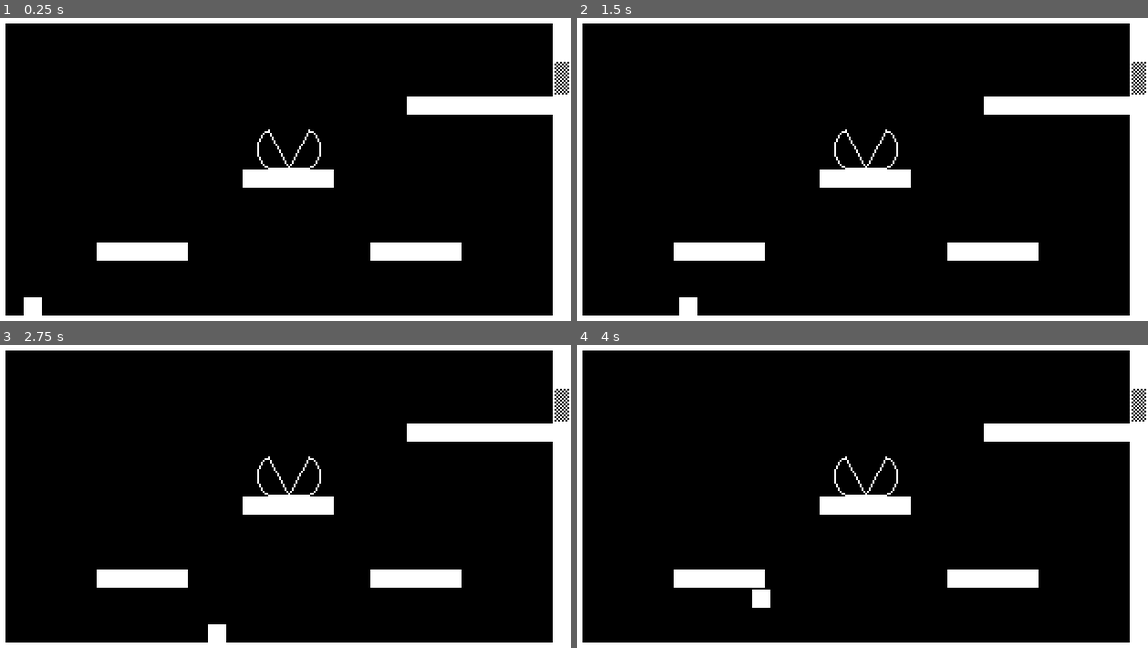
Above: before the commit, frames 1-4 (two rows, left to right).
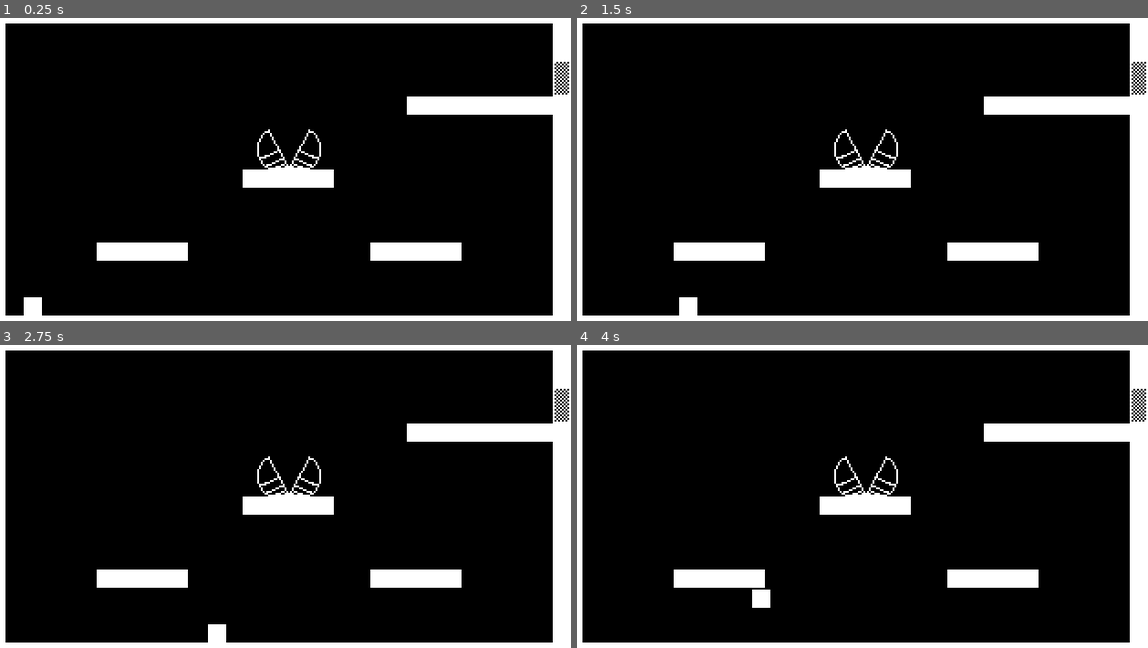
Above: after the commit, the same moments.

Repository: kvelury/freddysfall
Game: Godot game, scene res://src/world/world.tscn
The game is run twice, just before and just after one commit, with the same random seed, the same clock (stepped at 60 frames per second) and the same inputs.
Inputs (mouse positions are in pixels of both pictures, inside the frame that each line leads up to):
- Up to frame 1 (0.25 s): no input
- Up to frame 2 (1.5 s): tap Enter at 0.5 s; move the mouse to (982, 154) at 0.52 s; press the mouse at (982, 154) at 0.53 s; hold D (move_right) 0.53-1.28 s; tap Space (jump) at 0.77 s; move the mouse to (736, 184) at 1.27 s; release the mouse at (736, 184) at 1.28 s; hold S from 1.28 s (still down); tap Backspace at 1.35 s
- Up to frame 3 (2.75 s): tap Space (jump) at 1.52 s; move the mouse to (336, 423) at 2.02 s; release S at 2.03 s; hold D (move_right) from 2.03 s (still down); tap Enter at 2.1 s
- Up to frame 4 (4 s): move the mouse to (828, 563) at 2.77 s; release D (move_right) at 2.78 s; hold W 2.78-3.53 s; tap Keypad Enter at 2.85 s; click (828, 563) at 2.92 s; tap Space (jump) at 3.02, 3.77 s; move the mouse to (1033, 544) at 3.52 s; hold A (move_left) from 3.53 s (still down); tap 3 at 3.6 s

The runs differ from the first frame. In frame 1, 0.1% of the frame differs, in the area x 45-56%, y 43-50%; in frame 2, 0.1%; in frame 3, 0.1%; in frame 4, 0.1%.

Commit message:
Spin the save machine 1.5x longer, and shade it with lines
The spin goes from 0.4 to 0.6 s, so a save takes 1.2 s. The sphere gets lines
of latitude that crowd towards the bottom, swung with each half as it opens:
shading made of lines, not dots, so it never looks like a door's dithered halo.

Co-Authored-By: Claude Opus 5.5 <noreply@anthropic.com>

Diff:
--- a/src/world/entities/save_machine.gd
+++ b/src/world/entities/save_machine.gd
@@ -20,7 +20,7 @@
 ## The parts of a save, which add up to SAVE_TIME.
 const HOP_TIME := 0.2
 const CLOSE_TIME := 0.1
-const SPIN_TIME := 0.4
+const SPIN_TIME := 0.6
 const OPEN_TIME := 0.1
 const POP_TIME := 0.2
 const SAVE_TIME := HOP_TIME + CLOSE_TIME + SPIN_TIME + OPEN_TIME + POP_TIME
@@ -38,6 +38,12 @@
 const OPEN_ANGLE := 0.5
 ## The pixel row of the hinge, the lowest pixel of the sphere: the one on the floor.
 const HINGE_ROW := 4
+## Lines of latitude, as rows from the sphere's middle (down is positive). They
+## crowd together towards the bottom, which shades the ball with lines rather
+## than dots, so it never looks like a door's dithered halo. Seen from a little
+## above, each bows down by up to TILT pixels at the front.
+const LATITUDES: Array[int] = [-1, 4, 7, 9]
+const TILT := 1.5
 
 var def: EntityDef
 ## Whether it has worked since the room was entered.
@@ -160,7 +166,7 @@
 	var disc := _disc()
 	var out := {}
 	for pixel in disc:
-		if _edge(disc, pixel):
+		if _edge(disc, pixel) or _shade(Vector2(pixel)):
 			out[pixel] = true
 	# Four lines of longitude: the ones facing the front are drawn.
 	for y in range(-2 * RADIUS, 1):
@@ -184,10 +190,10 @@
 	var right := _half(1, angle)
 	var list: Array[Vector2i] = []
 	for pixel in left:
-		if _edge(left, pixel):
+		if _edge(left, pixel) or _shade(Vector2(pixel).rotated(angle)):
 			list.append(pixel)
 	for pixel in right:
-		if _edge(right, pixel, left):
+		if _edge(right, pixel, left) or _shade(Vector2(pixel).rotated(-angle)):
 			list.append(pixel)
 	return list
 
@@ -203,6 +209,19 @@
 	return half
 
 
+## Whether a pixel is one of the lines inside the sphere. `back` is where it
+## sits on the shut sphere: a half's pixels are swung back first, so its lines
+## move with it.
+static func _shade(back: Vector2) -> bool:
+	var from_middle := back - Vector2(0, -RADIUS)
+	for row in LATITUDES:
+		var wide := sqrt(float(RADIUS * RADIUS - row * row))
+		var across := clampf(from_middle.x / wide, -1.0, 1.0)
+		if absf(from_middle.y - (float(row) + TILT * sqrt(1.0 - across * across))) < 0.5:
+			return true
+	return false
+
+
 ## Whether `pixel` is on the edge of `set`: a side of it is not in the set (nor,
 ## when `other` is given, in that one).
 static func _edge(set: Dictionary, pixel: Vector2i, other := {}) -> bool:
--- a/tests/save_room_test.gd
+++ b/tests/save_room_test.gd
@@ -3,7 +3,7 @@
 ## Save rooms. s1 holds its door shut until the player has used its save
 ## machine, a split sphere: walking into its zone hops the player into the
 ## middle, it closes and spins, the game saves, a line says so, the door opens,
-## and it pops them out on the far side in about a second. It works once each
+## and it pops them out on the far side in about 1.2 s. It works once each
 ## time the room is entered, and stays shut after. Put back inside it (by a
 ## reload, or by dying with no health) the player is popped out to the right
 ## without a save. Dying with a pip spends it and keeps today's safe-floor
@@ -47,7 +47,7 @@
 	var right := room.position + Grid.cell_center(Vector2i(18, 8))
 	var run := await _save_from(player, room, left)
 	ok = _check(run["held"], "entering the machine's zone takes control from the player") and ok
-	ok = _check(run["released"] and run["pause"] >= 0.9 and run["pause"] < 1.3, "and gives it back about a second later (%.2f s)" % run["pause"]) and ok
+	ok = _check(run["released"] and run["pause"] >= 1.1 and run["pause"] < 1.6, "and gives it back about 1.2 s later (%.2f s)" % run["pause"]) and ok
 	ok = _check(run["hidden"] and run["shut"], "the player is inside while it is shut round them") and ok
 	ok = _check(run["top"] < machine.centre().y - 3.0, "they hop in on an arc (highest point %.1f, the middle is %.1f)" % [run["top"], machine.centre().y]) and ok
 	await _frames(12)
@@ -79,7 +79,7 @@
 	machine = _machine(room)
 	ok = _check(machine.openness == 1.0 and not machine.used and not room.locked, "entering the room again finds it open and unused, with the door open") and ok
 	run = await _save_from(player, room, right)
-	ok = _check(run["held"] and run["released"] and run["pause"] >= 0.9 and run["pause"] < 1.3, "so it works again (%.2f s)" % run["pause"]) and ok
+	ok = _check(run["held"] and run["released"] and run["pause"] >= 1.1 and run["pause"] < 1.6, "so it works again (%.2f s)" % run["pause"]) and ok
 	ok = _check(player.global_position.distance_to(machine.global_position + Vector2(-20, 0)) < 1.0, "and entered from the right it pops them out on the left (%s)" % player.global_position) and ok
 
 	# A reload resumes inside the machine, and it lets the player out.
Not shown, changed: README.md
Not shown, changed: docs/design/game-design.md
Not shown, changed: docs/testing-checklist.md
